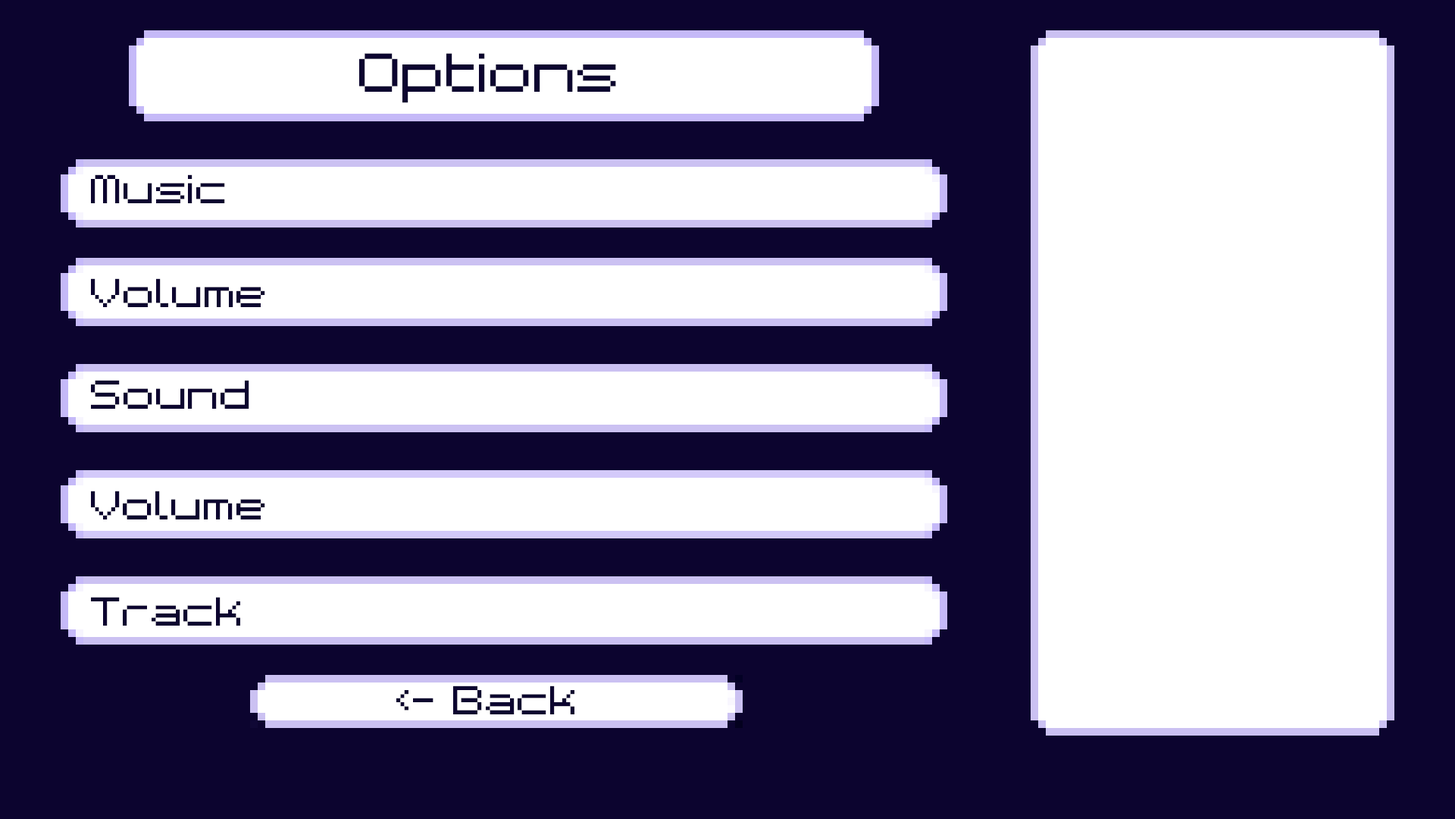
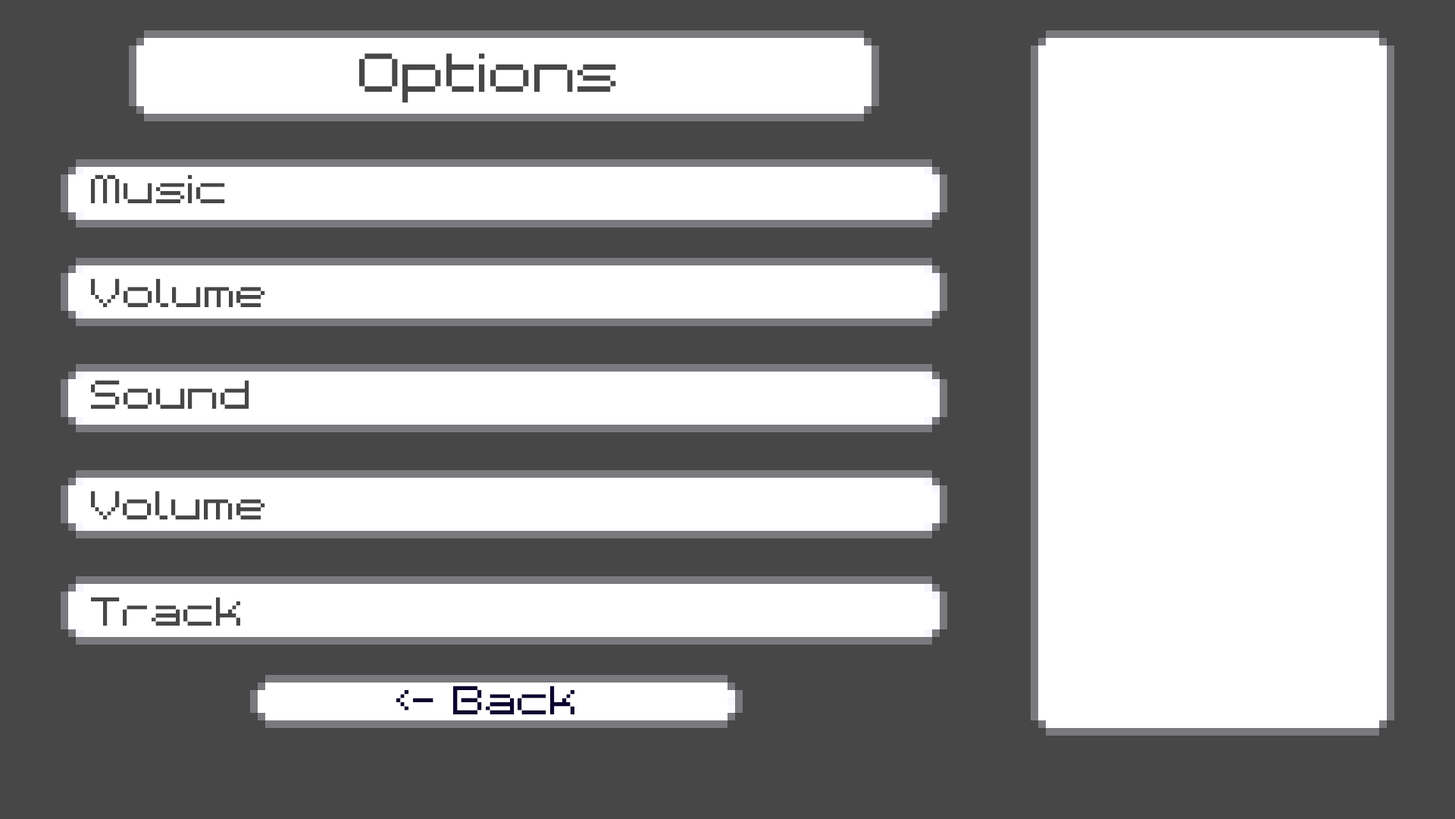
Two versions of the same layered image (1455 × 819). Layer-by-layer changes:
painted on "Track" over (90, 596, 241, 626)
painted on "Volume" (1st of 2) over (90, 490, 266, 520)
painted on "Sound" over (90, 379, 250, 409)
painted on "Volume" (2nd of 2) over (90, 278, 266, 307)
painted on "Music" over (90, 174, 226, 204)
painted on "Options" over (359, 53, 617, 104)
renamed "Layer 2" to "Shape 16", painted on it over (60, 30, 1395, 736)
painted on "Layer 1" over (0, 0, 1455, 819)
